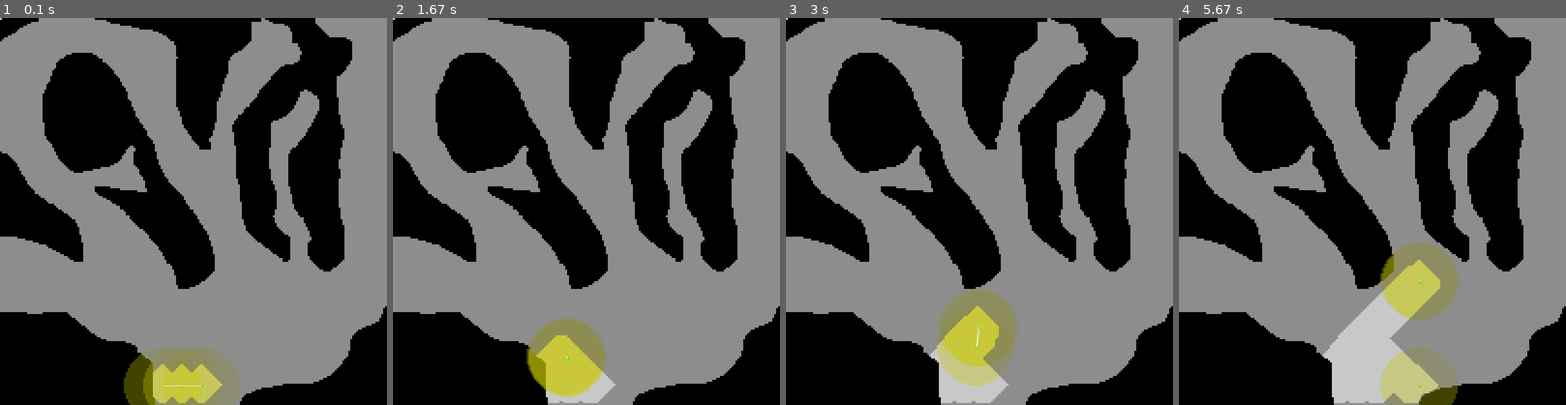
Above: before the commit, frames 1-4 (left to right).
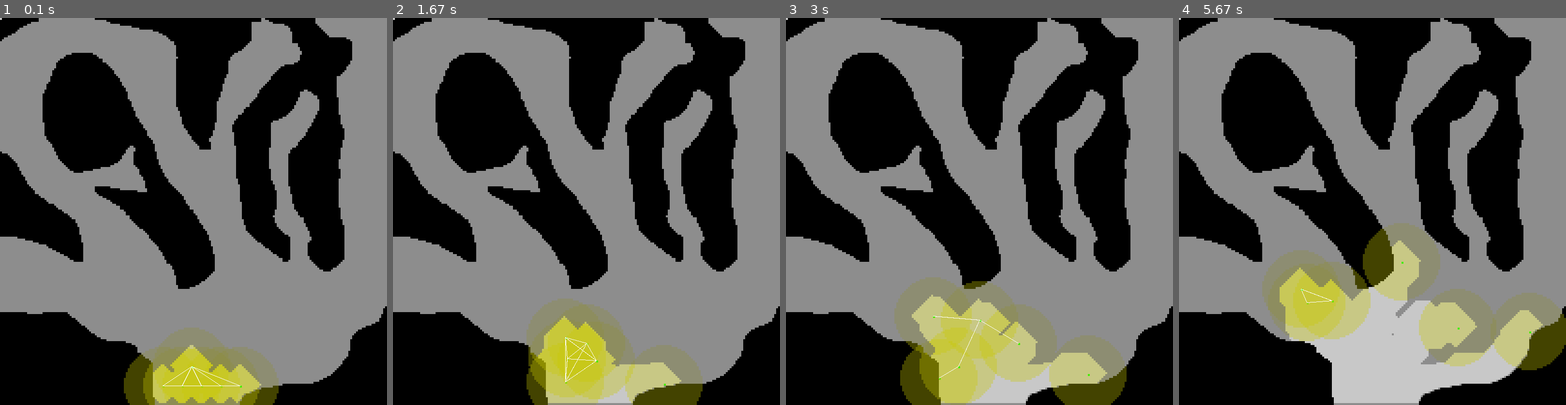
Above: after the commit, the same moments.

Repository: R1leMargoulin/RAPID
Game: pygame game, started from examples/program_examples/simulation_example.py
The game is run twice, just before and just after one commit, with the same random seed, the same clock (stepped at 60 frames per second) and the same inputs.
Inputs:
- Up to frame 1 (0.1 s): no input
- Up to frame 2 (1.67 s): no input
- Up to frame 3 (3 s): no input
- Up to frame 4 (5.67 s): tap Enter at 4.83, 5.17, 5.5 s

The runs differ from the first frame. In frame 1, 4.1% of the frame differs, in the area x 39-72%, y 80-100%; in frame 2, 7.8%; in frame 3, 13%; in frame 4, 18%, in the area x 21-100%, y 53-100%.

Commit message:
replanning phase correction + utility calculation : psi-altruism introduction

Diff:
--- a/RAPID/Agents.py
+++ b/RAPID/Agents.py
@@ -15,7 +15,7 @@
 #TODO : les comportements sont EXACTEMENT les memes dans ground ou Aerial, je pourrais tout mettre dans robot...
 
 class Robot(Sprite):
-    def __init__(self, env:Environment, robot_id:int, size, color, init_transform = (0, 0, 0), max_speed = (2,2,2), vision_range=20, communication_range = 40, communication_period = 10, energy_amount = 1000, energy_cost_per_cell = 1, delta_replan=20):#TODO rendre abstrait
+    def __init__(self, env:Environment, robot_id:int, size, color, init_transform = (0, 0, 0), max_speed = (2,2,2), vision_range=20, communication_range = 40, communication_period = 10, energy_amount = 1000, energy_cost_per_cell = 1, delta_replan=20, altruism = 0.4):#TODO rendre abstrait
         """
         Robot class are our agents representing robots.
 
@@ -39,6 +39,8 @@
         self.env = env
         self.robot_id = robot_id
 
+        self.altruism = altruism
+
         # pygame agent components
         self.surf = Surface((4*size, 4*size), SRCALPHA, 32)
         circle(self.surf, color, (2*size, 2*size), 4*size)
@@ -138,6 +140,7 @@
 
     def update(self, screen):
         if not(self.imdone):
+            #print(f"robot {self.robot_id}: status {self.status}, target {self.target}")
 
             if self.env.render:
                 scaled_rect = Rect(self.rect.x * self.env.scaling_factor, self.rect.y * self.env.scaling_factor, self.rect.width * self.env.scaling_factor, self.rect.height * self.env.scaling_factor)
@@ -154,7 +157,7 @@
             if self.status == "destroyed":
                 self.imdone = True
 
-            if self.new_communication and self.last_plan_time - (self.env.step - self.time_from_last_communication) > self.delta_replan:
+            if self.new_communication and self.env.step - self.last_plan_time > self.delta_replan:
                 #print(f"robot {self.robot_id} : replan, step {self.env.step}, last com {self.time_from_last_communication}, last plan {self.last_plan_time}")
                 self.target = None
                 self.path_to_target = None
@@ -614,7 +617,7 @@
 
         #reshape importance of communication depending of the time from last communication:
         #print(f"robot {self.robot_id} : last com : {self.time_from_last_communication}")
-        self.shape_competence("communication", self.competences["communication"]["capability"], self.time_from_last_communication*0.1, distance_treshold=self.communication_range, dispersion=0) #TODO enlever l'incrementation en dur, faire un parametre adequat
+        self.shape_competence("communication", self.competences["communication"]["capability"], self.time_from_last_communication*(5/self.env.width), distance_treshold=self.communication_range, dispersion=0) #TODO enlever l'incrementation en dur, faire un parametre adequat
 
         if np.any(self.target):
             if self.path_to_target: #If we have a path to our target, we continue this path.
@@ -622,6 +625,9 @@
                 pass
             else: #if we don't have any path, then compute it with our target
                 self.path_to_target = a_star_search(self.belief_space["occupancy_grid"], (int(self.transform.x),int(self.transform.y)), (self.target[0], self.target[1]), traversable_types=self.traversable_types) #from utils : A* Path calculation
+                if not(self.path_to_target):
+                    self.target = None
+
 
         elif self.action_to_perform != None:
             self.perform_target_action()
@@ -662,7 +668,7 @@
             robots_pos_list = [] #list of float xy position of all robots
             for robot_id in self.belief_space["robot_informations"]:
                 if robot_id != self.robot_id: #iamhere
-                    if self.env.step - self.belief_space["robot_informations"][robot_id]["step"] <= 250 : #limite arbitraire pour voir si la position n'est pas trop obsolete, sinon on ne la prendra pas en compte, TODO : mettre ca en parametrable propre
+                    if self.env.step - self.belief_space["robot_informations"][robot_id]["step"] <= (self.env.width) : #limite arbitraire pour voir si la position n'est pas trop obsolete, sinon on ne la prendra pas en compte, TODO : mettre ca en parametrable propre
                         robots_pos_list.append(self.belief_space["robot_informations"][robot_id]["position"])
 
             communication_clusters = simple_clustering(robots_pos_list, self.communication_range) #from utils: make simple clusters of robot based on communication range, will return the center of clusters
@@ -709,13 +715,14 @@
 
                 #collective utility
                 #TODO : check if that works STOPPEDHERE
-                #collective_utility = individual_utility - global_feasability * self.competences[ip["type"]]["dispersion"]
-                collective_utility = individual_utility / (global_feasability * np.exp(self.competences[ip["type"]]["dispersion"] - 1) )
-
+                #old backup #collective_utility = individual_utility - global_feasability * self.competences[ip["type"]]["dispersion"]
+                #backup #collective_utility = individual_utility / (global_feasability * np.exp(self.competences[ip["type"]]["dispersion"] - 1) )
+                collective_utility = 1 / (np.sqrt(global_feasability * np.exp(self.competences[ip["type"]]["dispersion"] - 1) )+0.000001) #+0.000001 parce que je ne comprends pas pourquoi mais il m'arrive d'avoir des div par zero...
                 #final utility
-                utility = individual_utility + collective_utility
+                utility = individual_utility + self.altruism * collective_utility
 
                 ip.update({"utility":utility})
+                #ip.update({"utility":collective_utility})
 
             #------------------------------------------------------------------------------------------
             best_action = None
@@ -740,8 +747,8 @@
 
 class Ground(Robot):#TODO UPDATE ENERGY AMOUNT
 
-    def __init__(self, env, robot_id, size = 1, color = (0, 255, 0), init_transform = (0,0,0), max_speed = (1.0,0.0,1.5),vision_range=20, communication_range = 40, communication_period = 10, behavior_to_use = "random", energy_amount = 1000, energy_cost_per_cell = 1):
-        super().__init__(env, robot_id, size, color, init_tr …(191 unchanged characters)… rgy_cost_per_cell = energy_cost_per_cell)
+    def __init__(self, env, robot_id, size = 1, color = (0, 255, 0), init_transform = (0,0,0), max_speed = (1.0,0.0,1.5),vision_range=20, communication_range = 40, communication_period = 10, behavior_to_use = "random", energy_amount = 1000, energy_cost_per_cell = 1, altruism = 0.4):
+        super().__init__(env, robot_id, size, color, init_tr …(191 unchanged characters)… rgy_cost_per_cell = energy_cost_per_cell, altruism=altruism)
         self.behavior_space = ["random", "target_djikstra", "nearest_frontier", "minpos", "local_frontier", "action_selection"]
 
         #traversability ease in the env
@@ -813,8 +820,8 @@
 
 
 class Aerial(Robot): #TODO UPDATE ENERGY AMOUNT
-    def __init__(self, env, robot_id, size = 1, color = (255, 0, 0), init_transform = (0,0,0), max_speed = (1.0,1.0,1.5),vision_range=20, communication_range = 40, communication_period = 10, behavior_to_use = "random", energy_amount = 1000, energy_cost_per_cell = 1):
-        super().__init__(env, robot_id, size, color, init_tr …(191 unchanged characters)… rgy_cost_per_cell = energy_cost_per_cell)
+    def __init__(self, env, robot_id, size = 1, color = (255, 0, 0), init_transform = (0,0,0), max_speed = (1.0,1.0,1.5),vision_range=20, communication_range = 40, communication_period = 10, behavior_to_use = "random", energy_amount = 1000, energy_cost_per_cell = 1, altruism = 0.4):
+        super().__init__(env, robot_id, size, color, init_tr …(191 unchanged characters)… rgy_cost_per_cell = energy_cost_per_cell, altruism=altruism)
         self.behavior_space = ["random", "target_djikstra", "nearest_frontier", "minpos", "local_frontier", "action_selection"]
 
         #traversability ease in the env
--- a/RAPID/Environment.py
+++ b/RAPID/Environment.py
@@ -126,7 +126,6 @@
         if self.render:
             self.screen.fill(self.background_color)
 
-        if self.render:
             for group in self.cell_feature_groups:
                 for o in self.cell_feature_groups[group]:
                     scaled_rect = pygame.Rect(o.rect.x * self.scaling_factor, o.rect.y * self.scaling_factor, o.rect.width * self.scaling_factor, o.rect.height * self.scaling_factor)
--- a/examples/program_examples/experiment_from_config_example.py
+++ b/examples/program_examples/experiment_from_config_example.py
@@ -11,7 +11,7 @@
 
 
 
-config_file = "/home/erwan/Documents/RAPID/examples/config_examples/config_variation_heterogeneous_example.json"
+config_file = "/home/erwan/Documents/RAPID/tests/config_experiments.json"
 
 with open(config_file, "r") as outfile:
     json_from_file = outfile.read()
@@ -48,7 +48,7 @@
     print("continue ? Y/N")
     confirmation = input()
     if confirmation != "Y" and confirmation != "y":
-        exit()
+        raise Exception("Arrêt de la cellule")
 
     total_number_of_simulations = total_number_of_experiments * config["NB_SIMULATION"]
 
@@ -63,8 +63,7 @@
         print("this group experiment already exists, are you sure? Y/N")
         confirmation = input()
         if confirmation == "N":
-            exit()
-
+            raise Exception("Arrêt de la cellule")
 
     experiment_counter = 0
     simulation_counter = 0
@@ -95,11 +94,12 @@
 
         #check init_pose for agents
         for group in config_iteration["AGENTS_GROUPS"]:
-            if config_iteration["AGENTS_GROUPS"][group]["NB_AGENTS"] == len(config_iteration["AGENTS_GROUPS"][group]["INIT_POSITION"]):
-                continue
-            else:
-                print(f"wrong initialisation of the init positions for group {group}. there should be the same number of init position as there is agents in the group")
-                exit()
+            if config_iteration["AGENTS_GROUPS"][group]["INIT_POSITION"] != None:
+                if config_iteration["AGENTS_GROUPS"][group]["NB_AGENTS"] == len(config_iteration["AGENTS_GROUPS"][group]["INIT_POSITION"]):
+                    continue
+                else:
+                    print(f"wrong initialisation of the init positions for group {group}. there should be the same number of init position as there is agents in the group")
+                    raise Exception("Arrêt de la cellule")
 
 
 
@@ -131,7 +131,10 @@
             # AGENTS Definition
             for group_name, group_config in config_iteration["AGENTS_GROUPS"].items():
                 for i in range(group_config["NB_AGENTS"]):
-                    agents_init_pos = group_config["INIT_POSITION"][i] if group_config["INIT_POSITION"] else (random.randrange(0, env.width), random.randrange(0, env.height), random.uniform(0, 2 * 3.14))
+                    if config_iteration["AGENTS_GROUPS"][group]["INIT_POSITION"] == None: #if None, we go random positions WARNING, with non empty environments, agents can spawn in walls.
+                        agents_init_pos = (random.randrange(0,env.width), random.randrange(0,env.height), random.uniform(0, 2*3.14))
+                    else:
+                        agents_init_pos = group_config["INIT_POSITION"][i] if group_config["INIT_POSITION"] else (random.randrange(0, env.width), random.randrange(0, env.height), random.uniform(0, 2 * 3.14))
                     agent_class = getattr(Agents, group_config["AGENTS_TYPE"])
                     env.add_agent(agent_class(
                         env,
@@ -142,6 +145,7 @@
                         communication_range=group_config["COMMUNICATION_RANGE"],
                         communication_period=group_config["COMMUNICATION_PERIOD"],
                         vision_range=group_config["VISION_RANGE"],
+                        energy_amount = group_config["ENERGY_AMOUNT"]
                     ))
             #---------------------------------
 
@@ -155,7 +159,7 @@
 
 
 def create_simulation_data(env, sim_number:int, exp_name): #TODO, passer en CSV sera plus opti si on a beaucoup de données
-    result_file_path = config["RESULT_PATH"]+config["GROUP_EXPERIMENT_NAME"]+exp_name+".json"
+    result_file_path = config["RESULT_PATH"]+config["GROUP_EXPERIMENT_NAME"]+"/"+exp_name+".json"
     if sim_number==1: #if file doesn't exists:
         with open(result_file_path, "w") as outfile:
             outfile.write(json.dumps({})) #then we create an empty json file
--- a/examples/program_examples/simulation_example.py
+++ b/examples/program_examples/simulation_example.py
@@ -15,10 +15,11 @@
 
 ENV_IMAGE_PATH = "/home/erwan/Documents/RAPID/examples/env_images_example/cave_200_200.png"# CHANGE THE PATH
 
-NB_GROUND_AGENTS = 3
+NB_GROUND_AGENTS = 6
 NB_AERIAL_AGENTS = 2
 
-pos_list = [[85,190,0], [95,190,0], [105,190,0]]
+pos_list = [[85,190,0], [95,190,0], [105,190,0], [115,190,0], [125,190,0], [100,180,0]]
+#pos_list = None
 
 img = Image.open(ENV_IMAGE_PATH)
 
@@ -46,11 +47,12 @@
                                     robot_id=len(env.agents)+1,
                                     init_transform=init_pos,
                                     max_speed=(1,1,0.5), #warning : adapt max speeds if you use aerial or ground robots
-                                    behavior_to_use="nearest_frontier",
+                                    behavior_to_use="action_selection",
                                     vision_range=10,
                                     communication_range=20,
                                     communication_period=10,
-                                    energy_amount=1e6 #place a huge amount for no energy limitations
+                                    energy_amount=1e6, #place a huge amount for no energy limitations
+                                    altruism=0.3
                                 ))
         env.agents[-1].shape_competence("exploration", 1, 1)
 
